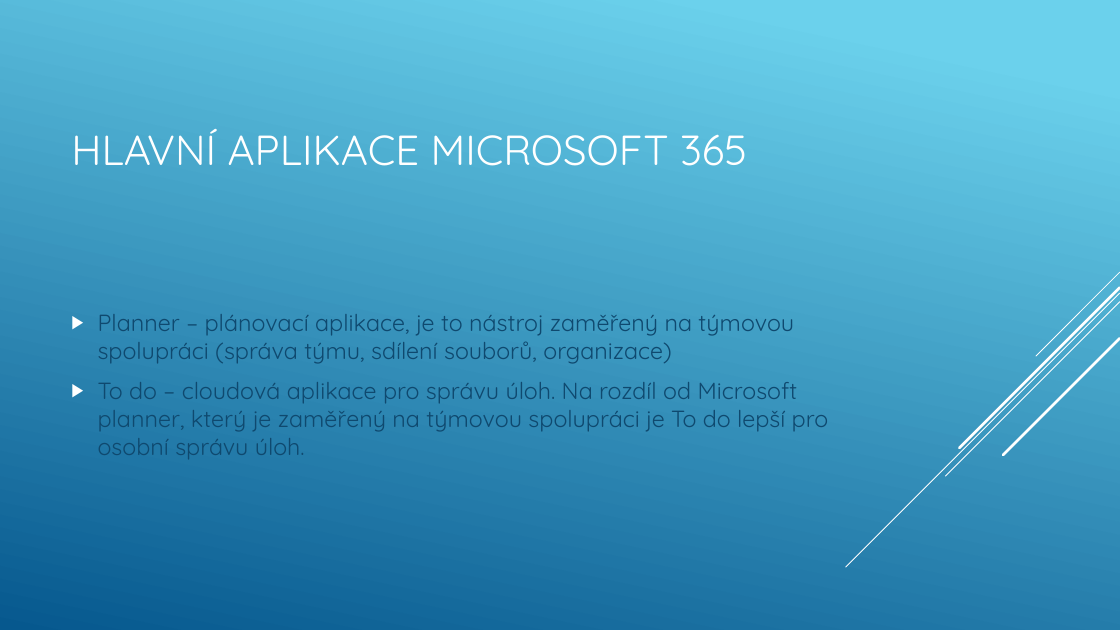
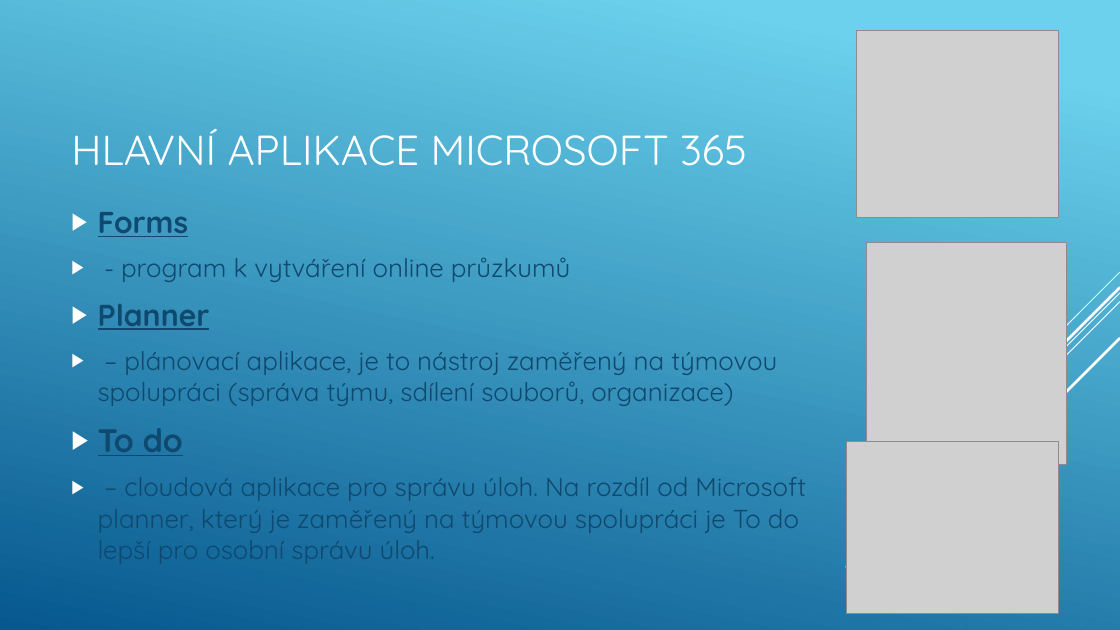
Before and after one commit to machacekadam/Office-365-a-jeho-mo-nosti, a slide deck: slide 16 of Machacek.pptx. Drawn at 1120x630 pixels with LibreOffice and Linux fonts; fonts in the diff are those of the drawing; grey boxes stand for pictures. Boxes give left, top, right and bottom in pixels: in the first picture for what was removed or moved away, otherwise in the second. Text is boxed around its words. In the diff, an @@ line names an element or a change of style, - is before the commit and + after.

```diff
--- a/Machacek.pptx
+++ b/Machacek.pptx
@@ picture added at (857,30,1059,218) @@
@@ text at (98,212,806,559): text changed; size 20 to 22.2 pt @@
-▶ Planner – plánovací aplikace, je to nástroj zaměřený na týmovou spolupráci (správa týmu, sdílení souborů, organizace)
-▶ To do – cloudová aplikace pro správu úloh. Na rozdíl od Microsoft planner, který je zaměřený na týmovou spolupráci je To do lepší pro osobní správu úloh.
+▶ Forms
+▶ - program k vytváření online průzkumů
+▶ Planner
+▶ – plánovací aplikace, je to nástroj zaměřený na týmovou spolupráci (správa týmu, sdílení souborů, organizace)
+▶ To do
+▶ – cloudová aplikace pro správu úloh. Na rozdíl od Microsoft planner, který je zaměřený na týmovou spolupráci je To do lepší pro osobní správu úloh.
@@ picture added at (867,242,1067,464) @@
@@ picture added at (847,442,1059,614) @@
```
Also in this commit, not shown: 4 other slides changed, 8 slides added, 2 slides removed.
